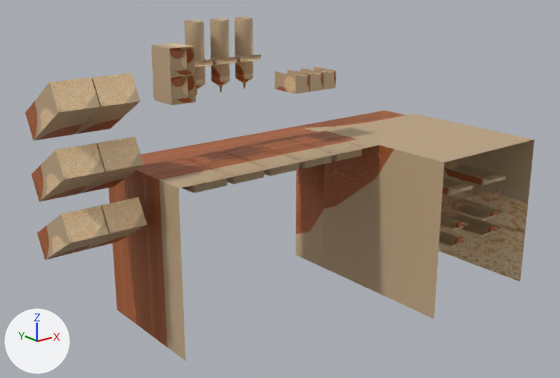
A saved change to the FBX model Assets/Art/Models/kitchen.fbx.
The view is the same before and after, from a 50 mm lens placed at (-3.5, -3.01, 1.97), pointed at (-0.99, 0.14, 0.71). Lighting does not change. The marker at lower left points along +X, +Y and +Z. Vertices at the same position are counted once.
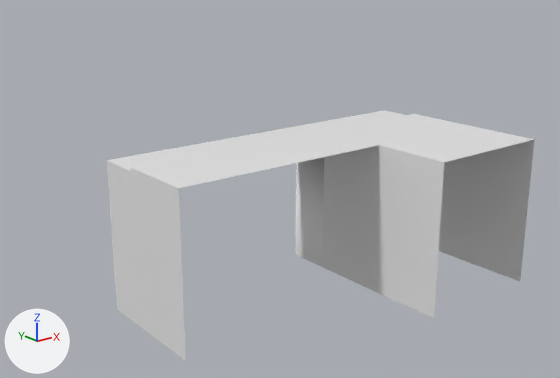
What the commit changed:
Material 'Material' (mat_material) is new.
Its base color is (0.8, 0.8, 0.8) (white #e7e7e7).
me_cube is used by ob_cube; location (0.1, 0.0, 0.0).
me_cube had 13843 vertices, 15854 faces and spanned x -2.3..0.3, y -0.5..0.7, z 0.0..1.6.
me_cube now has 23 vertices, 10 faces and spans x -1.82..0.3, y -0.5..0.7, z 0.0..0.9.
me_cube part 1: 258 loose pieces with 13819 vertices, spanning x -2.3..0.17, y -0.45..0.55, z 0.35..1.6, are deleted.
me_cube part 2: 10 faces spanning x -1.82..0.3, y -0.5..0.7, z 0.0..0.9 switch from mat_bun (picture img_bun_upper_png) to mat_material (white #e7e7e7).
me_cube part 3: the surface is now shaded flat.

What differs and where, as boxes [x1, y1, x2, y2] in the pictures (560 x 378 px):
'Cube', reshaped: before [25, 17, 534, 361]; after [107, 110, 534, 361]
part 1 of me_cube, deleted (beige): before [25, 17, 506, 260]
part 2 of me_cube, recoloured (brown to grey): [109, 110, 534, 361] in both
